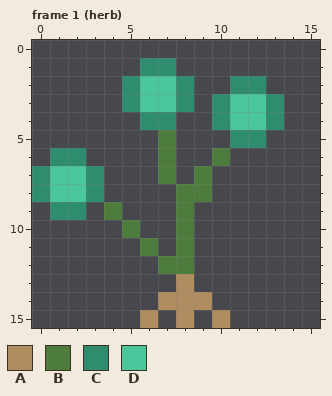
File history of a pixel-art file, art/icons/ware_icons.aseprite. The first picture shows the starting point.
16x16 pixels, 3 frames. Colours within 5 levels of each other are drawn and written as one. Shown: frame 1 (herb). The commit also changed other frames, which this record leaves out.
Palette (. is transparent): A #b08d60  B #4e7c3d  C #2f8c6e  D #4bc89b
Pixels before, frame 1 (herb), first column x 0:
 1 ......CC......
 2 .....CDDC..CC.
 3 .....CDDC.CDDC
 4 ......CC..CDDC
 5 .......B...CC.
 6 .CC....B..B...
 7 CDDC...B.B....
 8 CDDC....BB....
 9 .CC.B...B.....
10 .....B..B.....
11 ......B.B.....
12 .......BB.....
13 ........A.....
14 .......AAA....
15 ......A.A.A...
After the commit:
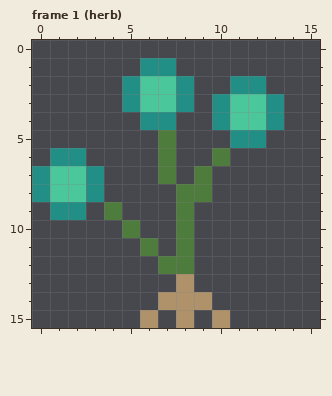
The edit:
colour A: #b08d60 -> #b0926a
colour C: #2f8c6e -> #228f87
Where, in picture pixels (left, top, right, bottom), the same in both pictures:
changed: (32, 58, 284, 220)
changed: (140, 274, 230, 328)
